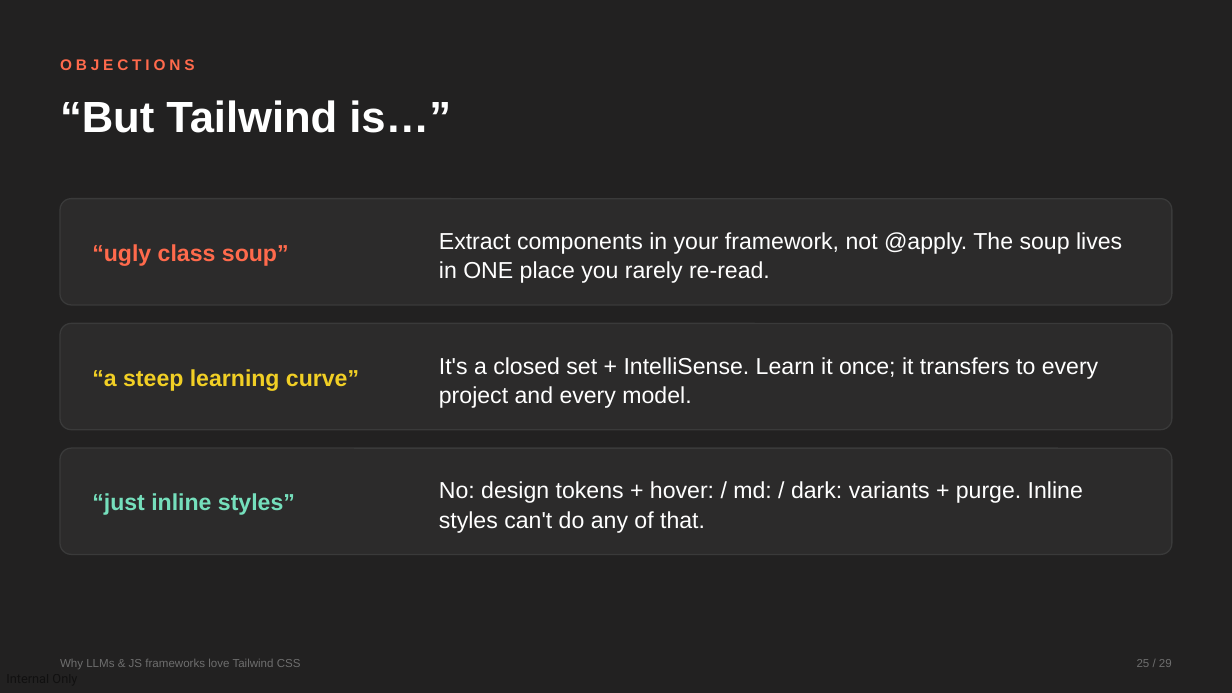
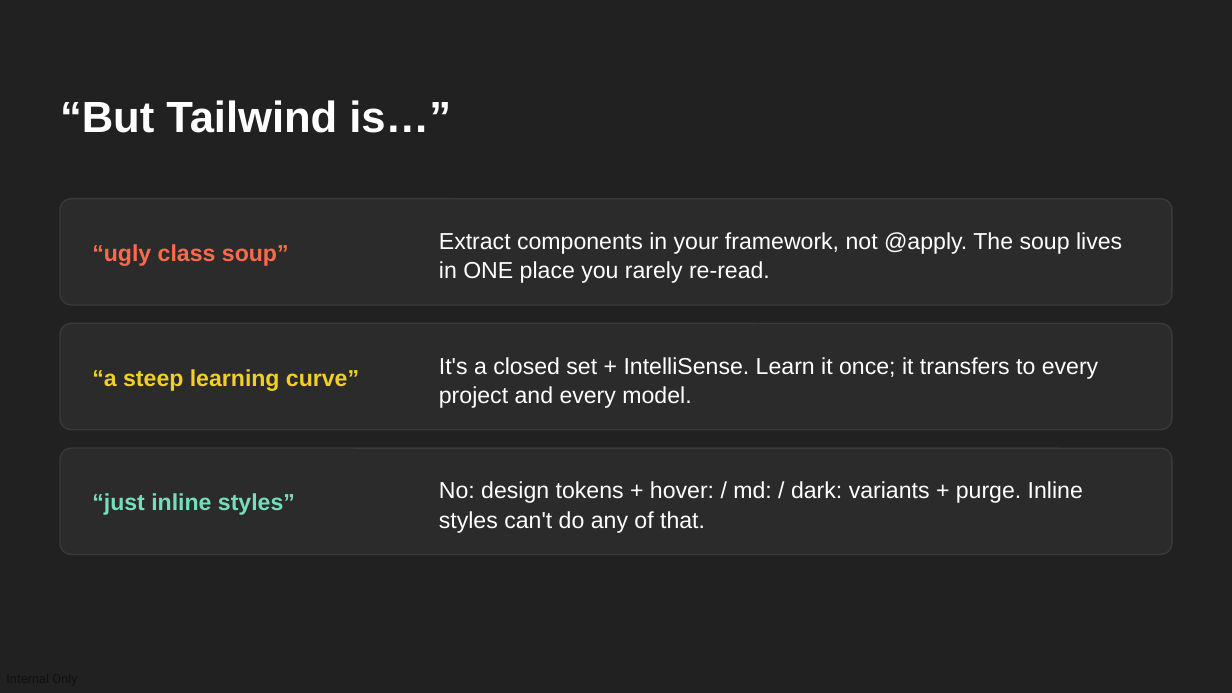
Before and after one commit to devlinduldulao/llm-loves-tailwind-and-js, a slide deck: slide 25 of why-llms-love-tailwind-conf.pptx. Drawn at 1232x693 pixels with LibreOffice and Linux fonts; fonts in the diff are those of the drawing. Boxes give left, top, right and bottom in pixels: in the first picture for what was removed or moved away, otherwise in the second. Text is boxed around its words. In the diff, an @@ line names an element or a change of style, - is before the commit and + after.

```diff
--- a/why-llms-love-tailwind-conf.pptx
+++ b/why-llms-love-tailwind-conf.pptx
@@ text removed at [60, 59, 195, 70] @@
-OBJECTIONS
@@ text removed at [60, 659, 301, 669] @@
-Why LLMs & JS frameworks love Tailwind CSS
@@ text removed at [1137, 659, 1172, 667] @@
-25 / 29
```
Also in this commit, not shown: 26 other slides changed.
